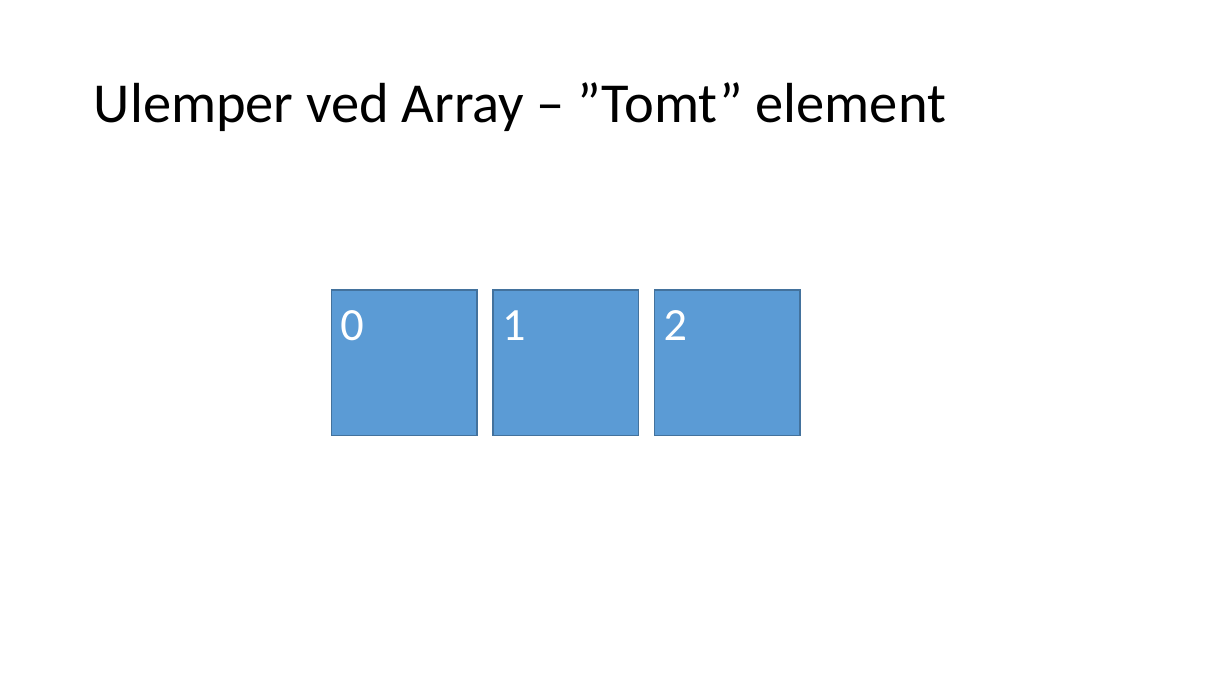
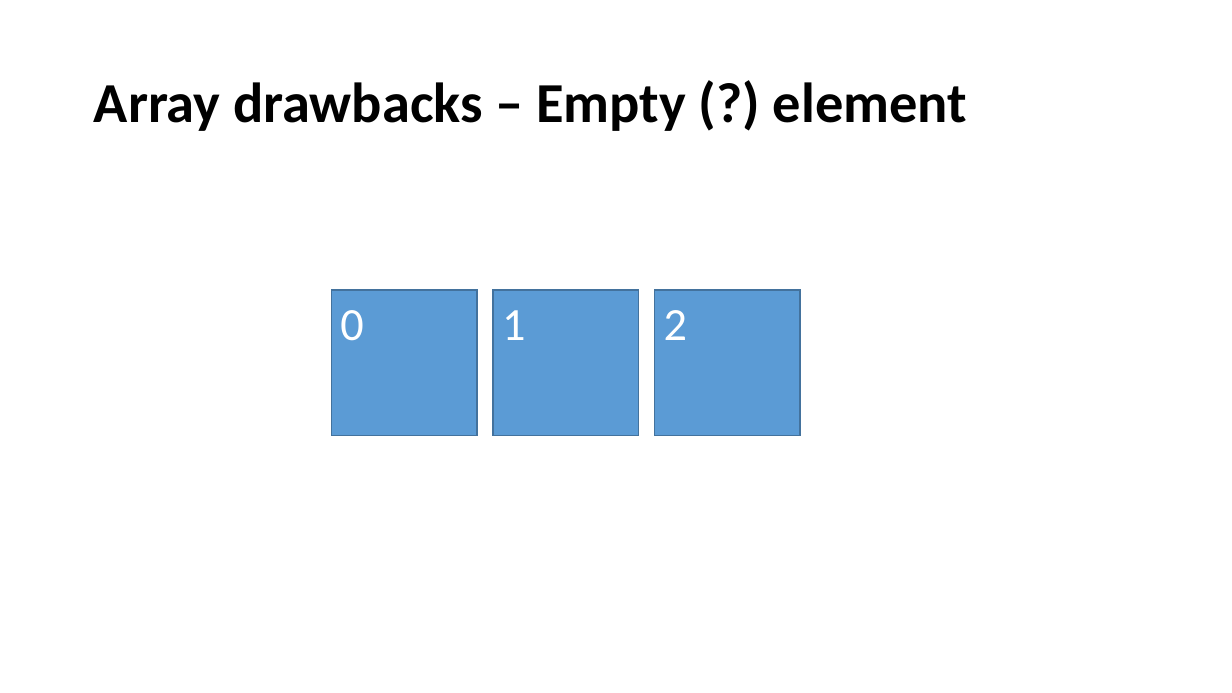
Before and after one commit to perl-easj/Teaching-materials, a slide deck: slide 26 of CSharpProgramming/Presentations/ProgPartII/Lists.pptx. Drawn at 1232x693 pixels with LibreOffice and Linux fonts; fonts in the diff are those of the drawing. Boxes give left, top, right and bottom in pixels: in the first picture for what was removed or moved away, otherwise in the second. Text is boxed around its words. In the diff, an @@ line names an element or a change of style, - is before the commit and + after.

```diff
--- a/CSharpProgramming/Presentations/ProgPartII/Lists.pptx
+++ b/CSharpProgramming/Presentations/ProgPartII/Lists.pptx
@@ title at (94, 82, 967, 131): text changed; bold on @@
-Ulemper ved Array – ”Tomt” element
+Array drawbacks – Empty (?) element
```
Also in this commit, not shown: 19 other slides changed, 9 other files.
